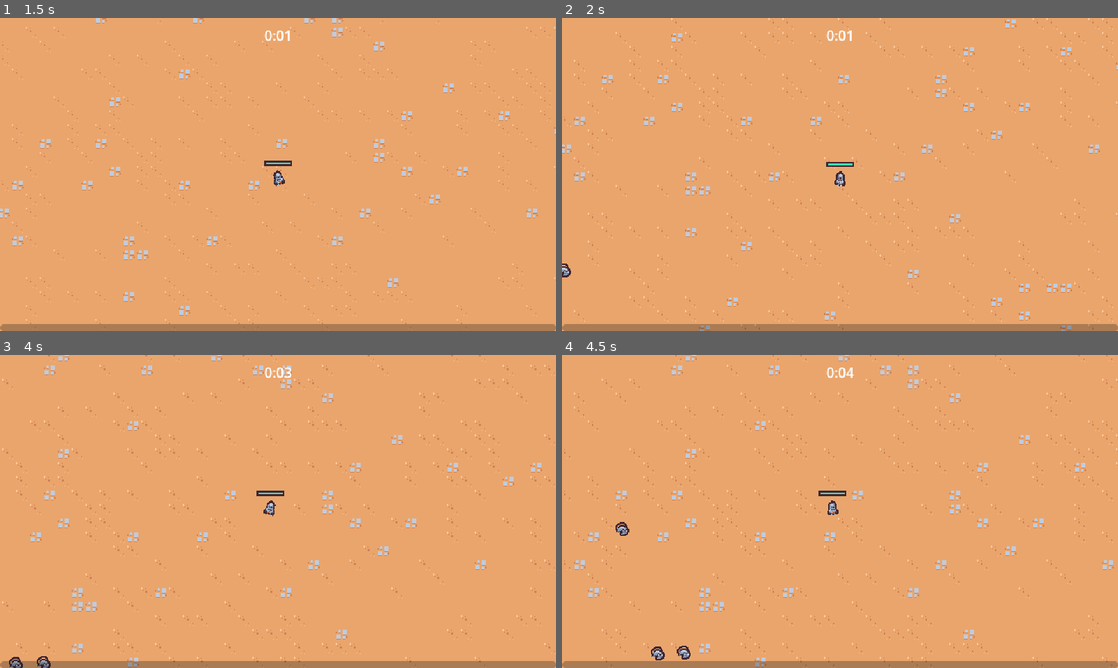
Above: before the commit, frames 1-4 (two rows, left to right).
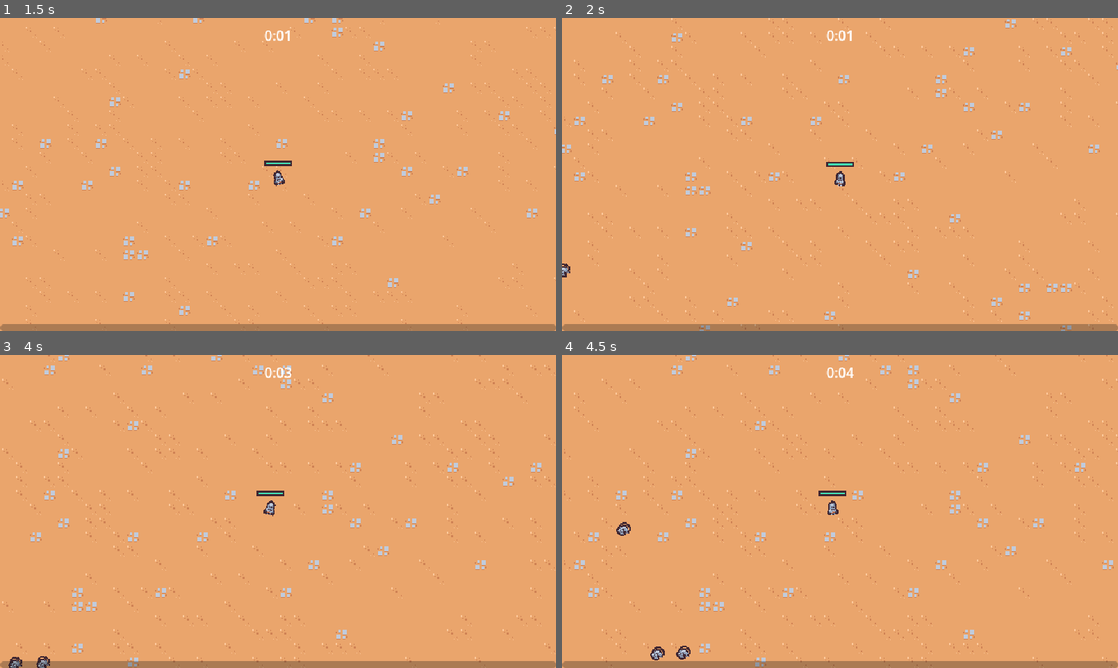
Above: after the commit, the same moments.

Repository: maxkaiser11/2DSurvivor
Game: Godot game, scene res://scenes/main/main.tscn
Two runs of this game, one before a commit and one after it. Both use one fixed random seed, a clock stepped at 60 frames per second and the inputs below.
Inputs (mouse positions are in pixels of both pictures, inside the frame that each line leads up to):
- Up to frame 1 (1.5 s): move the mouse to (400, 158) at 0.52 s; press the mouse at (400, 158) at 0.53 s; hold D (move_right) 0.53-1.28 s; move the mouse to (166, 190) at 1.27 s; release the mouse at (166, 190) at 1.28 s; hold S (move_down) from 1.28 s (still down); click (166, 190) at 1.35 s
- Up to frame 2 (2 s): keep holding S (move_down)
- Up to frame 3 (4 s): move the mouse to (333, 442) at 2.02 s; release S (move_down) at 2.03 s; press the mouse at (333, 442) at 2.03 s; hold D (move_right) 2.03-2.78 s; move the mouse to (250, 574) at 2.77 s; release the mouse at (250, 574) at 2.78 s; hold W (move_up) 2.78-3.53 s; click (250, 574) at 2.85 s; move the mouse to (444, 558) at 3.52 s; press the mouse at (444, 558) at 3.53 s; hold A (move_left) from 3.53 s (still down)
- Up to frame 4 (4.5 s): keep holding A (move_left); move the mouse to (673, 464) at 4.27 s; release the mouse at (673, 464) at 4.28 s; click (673, 464) at 4.35 s

Frame 1 is identical in both runs. In frame 2, less than 0.1% of the frame differs, in the area x 0-2%, y 78-83%; in frame 3, less than 0.1%; in frame 4, 0.2%, in the area x 9-24%, y 53-98%.

Commit message:
animated enemy and enemy death

Diff:
--- /dev/null
+++ b/scenes/component/death_component.gd
@@ -0,0 +1,22 @@
+extends Node2D
+
+
+@export var health_component: Node
+@export var sprite: Sprite2D
+
+func _ready():
+	$GPUParticles2D.texture = sprite.texture
+	health_component.died.connect(on_died)
+
+
+func on_died():
+	if owner == null || not owner is Node2D:
+		return
+	var spawn_position = owner.global_position
+
+	var entities = get_tree().get_first_node_in_group("entities_layer")
+	get_parent().remove_child(self)
+	entities.add_child(self)
+
+	global_position = spawn_position
+	$AnimationPlayer.play("default")
--- /dev/null
+++ b/scenes/component/death_component.tscn
@@ -0,0 +1,91 @@
+[gd_scene load_steps=9 format=3 uid="uid://c3sr8s8rtvcrc"]
+
+[ext_resource type="Texture2D" uid="uid://bqqspakm0toum" path="res://scenes/game_object/basic_enemy/basic_enemy.png" id="1_8tfw4"]
+[ext_resource type="Script" path="res://scenes/component/death_component.gd" id="1_hv4bh"]
+
+[sub_resource type="Animation" id="Animation_3px0f"]
+resource_name = "default"
+tracks/0/type = "value"
+tracks/0/imported = false
+tracks/0/enabled = true
+tracks/0/path = NodePath("GPUParticles2D:emitting")
+tracks/0/interp = 1
+tracks/0/loop_wrap = true
+tracks/0/keys = {
+"times": PackedFloat32Array(0),
+"transitions": PackedFloat32Array(1),
+"update": 1,
+"values": [true]
+}
+tracks/1/type = "method"
+tracks/1/imported = false
+tracks/1/enabled = true
+tracks/1/path = NodePath(".")
+tracks/1/interp = 1
+tracks/1/loop_wrap = true
+tracks/1/keys = {
+"times": PackedFloat32Array(1),
+"transitions": PackedFloat32Array(1),
+"values": [{
+"args": [],
+"method": &"queue_free"
+}]
+}
+
+[sub_resource type="Animation" id="Animation_73ltt"]
+length = 0.001
+tracks/0/type = "value"
+tracks/0/imported = false
+tracks/0/enabled = true
+tracks/0/path = NodePath("GPUParticles2D:emitting")
+tracks/0/interp = 1
+tracks/0/loop_wrap = true
+tracks/0/keys = {
+"times": PackedFloat32Array(0),
+"transitions": PackedFloat32Array(1),
+"update": 1,
+"values": [false]
+}
+
+[sub_resource type="AnimationLibrary" id="AnimationLibrary_2hogt"]
+_data = {
+"RESET": SubResource("Animation_73ltt"),
+"default": SubResource("Animation_3px0f")
+}
+
+[sub_resource type="Curve" id="Curve_w3tm6"]
+_data = [Vector2(0, 1), 0.0, 0.0, 0, 0, Vector2(0.6, 1), 0.0, 0.0, 0, 0, Vector2(1, 0), 0.0, 0.0, 0, 0]
+point_count = 3
+
+[sub_resource type="CurveTexture" id="CurveTexture_hl63g"]
+curve = SubResource("Curve_w3tm6")
+
+[sub_resource type="ParticleProcessMaterial" id="ParticleProcessMaterial_m10ph"]
+particle_flag_disable_z = true
+emission_shape_scale = Vector3(1, 0, 0)
+direction = Vector3(0, -1, 0)
+spread = 30.0
+initial_velocity_min = 175.0
+initial_velocity_max = 250.0
+angular_velocity_min = -1440.0
+angular_velocity_max = 1440.0
+gravity = Vector3(0, 800, 0)
+scale_curve = SubResource("CurveTexture_hl63g")
+
+[node name="DeathComponent" type="Node2D"]
+script = ExtResource("1_hv4bh")
+
+[node name="AnimationPlayer" type="AnimationPlayer" parent="."]
+libraries = {
+"": SubResource("AnimationLibrary_2hogt")
+}
+
+[node name="GPUParticles2D" type="GPUParticles2D" parent="."]
+emitting = false
+amount = 1
+process_material = SubResource("ParticleProcessMaterial_m10ph")
+texture = ExtResource("1_8tfw4")
+lifetime = 0.5
+one_shot = true
+fixed_fps = 0
+interpolate = false
--- a/scenes/game_object/basic_enemy/basic_enemy.gd
+++ b/scenes/game_object/basic_enemy/basic_enemy.gd
@@ -3,11 +3,16 @@
 const MAX_SPEED = 40
 
 @onready var health_component: HealthComponent = $HealthComponent
+@onready var visuals = $Visuals
 
 func _process(delta: float) -> void:
 	var direction = get_direction_to_player()
 	velocity = direction * MAX_SPEED
 	move_and_slide()
+
+	var move_sign = sign(velocity.x)
+	if move_sign != 0:
+		visuals.scale = Vector2(-move_sign, 1)
 
 
 func get_direction_to_player():
--- a/scenes/game_object/basic_enemy/basic_enemy.tscn
+++ b/scenes/game_object/basic_enemy/basic_enemy.tscn
@@ -1,10 +1,73 @@
-[gd_scene load_steps=8 format=3 uid="uid://bbfp22nhd5i8v"]
+[gd_scene load_steps=12 format=3 uid="uid://bbfp22nhd5i8v"]
 
 [ext_resource type="Texture2D" uid="uid://bqqspakm0toum" path="res://scenes/game_object/basic_enemy/basic_enemy.png" id="1_3lur7"]
 [ext_resource type="Script" path="res://scenes/game_object/basic_enemy/basic_enemy.gd" id="1_l1q8x"]
 [ext_resource type="PackedScene" uid="uid://b77ihfa753n1v" path="res://scenes/component/vial_drop_component.tscn" id="3_6pivw"]
 [ext_resource type="PackedScene" uid="uid://0dbp2ke841oi" path="res://scenes/component/health_component.tscn" id="3_otewg"]
 [ext_resource type="PackedScene" uid="uid://cdquxjjymtpil" path="res://scenes/component/hurtbox_component.tscn" id="4_gh4iq"]
+[ext_resource type="PackedScene" uid="uid://c3sr8s8rtvcrc" path="res://scenes/component/death_component.tscn" id="4_l3mhn"]
+
+[sub_resource type="Animation" id="Animation_08gcq"]
+length = 0.001
+tracks/0/type = "value"
+tracks/0/imported = false
+tracks/0/enabled = true
+tracks/0/path = NodePath("Visuals/Sprite2D:position")
+tracks/0/interp = 1
+tracks/0/loop_wrap = true
+tracks/0/keys = {
+"times": PackedFloat32Array(0),
+"transitions": PackedFloat32Array(1),
+"update": 0,
+"values": [Vector2(0, 0)]
+}
+tracks/1/type = "value"
+tracks/1/imported = false
+tracks/1/enabled = true
+tracks/1/path = NodePath("Visuals/Sprite2D:rotation")
+tracks/1/interp = 1
+tracks/1/loop_wrap = true
+tracks/1/keys = {
+"times": PackedFloat32Array(0),
+"transitions": PackedFloat32Array(1),
+"update": 0,
+"values": [0.0]
+}
+
+[sub_resource type="Animation" id="Animation_nwair"]
+resource_name = "walk"
+length = 0.4
+loop_mode = 1
+tracks/0/type = "value"
+tracks/0/imported = false
+tracks/0/enabled = true
+tracks/0/path = NodePath("Visuals/Sprite2D:position")
+tracks/0/interp = 2
+tracks/0/loop_wrap = true
+tracks/0/keys = {
+"times": PackedFloat32Array(0, 0.1, 0.3),
+"transitions": PackedFloat32Array(1, 1, 1),
+"update": 0,
+"values": [Vector2(0, 0), Vector2(-1, 0), Vector2(1, 0)]
+}
+tracks/1/type = "value"
+tracks/1/imported = false
+tracks/1/enabled = true
+tracks/1/path = NodePath("Visuals/Sprite2D:rotation")
+tracks/1/interp = 2
+tracks/1/loop_wrap = true
+tracks/1/keys = {
+"times": PackedFloat32Array(0, 0.1, 0.2, 0.3),
+"transitions": PackedFloat32Array(1, 1, 1, 1),
+"update": 0,
+"values": [0.174533, -0.174533, 0.174533, -0.174533]
+}
+
+[sub_resource type="AnimationLibrary" id="AnimationLibrary_7wpf1"]
+_data = {
+"RESET": SubResource("Animation_08gcq"),
+"walk": SubResource("Animation_nwair")
+}
 
 [sub_resource type="CircleShape2D" id="CircleShape2D_mkjre"]
 radius = 16.0
@@ -18,10 +81,20 @@
 motion_mode = 1
 script = ExtResource("1_l1q8x")
 
+[node name="AnimationPlayer" type="AnimationPlayer" parent="."]
+libraries = {
+"": SubResource("AnimationLibrary_7wpf1")
+}
+autoplay = "walk"
+
 [node name="HealthComponent" parent="." instance=ExtResource("3_otewg")]
 
 [node name="VialDropComponent" parent="." node_paths=PackedStringArray("health_component") instance=ExtResource("3_6pivw")]
 health_component = NodePath("../HealthComponent")
+
+[node name="DeathComponent" parent="." node_paths=PackedStringArray("health_component", "sprite") instance=ExtResource("4_l3mhn")]
+health_component = NodePath("../HealthComponent")
+sprite = NodePath("../Visuals/Sprite2D")
 
 [node name="HurtboxComponent" parent="." node_paths=PackedStringArray("health_component") instance=ExtResource("4_gh4iq")]
 health_component = NodePath("../HealthComponent")
@@ -30,7 +103,9 @@
 position = Vector2(0, -3)
 shape = SubResource("CircleShape2D_mkjre")
 
-[node name="Sprite2D" type="Sprite2D" parent="."]
+[node name="Visuals" type="Node2D" parent="."]
+
+[node name="Sprite2D" type="Sprite2D" parent="Visuals"]
 texture = ExtResource("1_3lur7")
 offset = Vector2(0, -4)
 
--- a/scenes/game_object/player/player.gd
+++ b/scenes/game_object/player/player.gd
@@ -36,9 +36,7 @@
 		animation_player.play("RESET")
 
 	var move_sign = sign(movement_vector.x)
-	if move_sign == 0:
-		visuals.scale = Vector2.ONE
-	else:
+	if move_sign != 0:
 		visuals.scale = Vector2(move_sign, 1)
 
 
--- a/scenes/game_object/player/player.tscn
+++ b/scenes/game_object/player/player.tscn
@@ -4,6 +4,45 @@
 [ext_resource type="Script" path="res://scenes/game_object/player/player.gd" id="1_uikdj"]
 [ext_resource type="PackedScene" uid="uid://cuwmvtlvrme8a" path="res://scenes/ability/sword_ability_controller/sword_ability_controller.tscn" id="2_i3xee"]
 [ext_resource type="PackedScene" uid="uid://0dbp2ke841oi" path="res://scenes/component/health_component.tscn" id="2_p6j2q"]
+
+[sub_resource type="Animation" id="Animation_5tixm"]
+length = 0.001
+tracks/0/type = "value"
+tracks/0/imported = false
+tracks/0/enabled = true
+tracks/0/path = NodePath("Visuals/Sprite2D:position")
+tracks/0/interp = 1
+tracks/0/loop_wrap = true
+tracks/0/keys = {
+"times": PackedFloat32Array(0),
+"transitions": PackedFloat32Array(1),
+"update": 0,
+"values": [Vector2(0, -8)]
+}
+tracks/1/type = "value"
+tracks/1/imported = false
+tracks/1/enabled = true
+tracks/1/path = NodePath("Visuals/Sprite2D:rotation")
+tracks/1/interp = 1
+tracks/1/loop_wrap = true
+tracks/1/keys = {
+"times": PackedFloat32Array(0),
+"transitions": PackedFloat32Array(1),
+"update": 0,
+"values": [0.0]
+}
+tracks/2/type = "value"
+tracks/2/imported = false
+tracks/2/enabled = true
+tracks/2/path = NodePath("Visuals/Sprite2D:scale")
+tracks/2/interp = 1
+tracks/2/loop_wrap = true
+tracks/2/keys = {
+"times": PackedFloat32Array(0),
+"transitions": PackedFloat32Array(1),
+"update": 0,
+"values": [Vector2(1, 1)]
+}
 
 [sub_resource type="Animation" id="Animation_ywt07"]
 resource_name = "walk"
@@ -45,45 +84,6 @@
 "transitions": PackedFloat32Array(0.784, 2.63, 2.92, 1),
 "update": 0,
 "values": [Vector2(1, 1), Vector2(0.8, 1.1), Vector2(1.5, 0.7), Vector2(1, 1)]
-}
-
-[sub_resource type="Animation" id="Animation_5tixm"]
-length = 0.001
-tracks/0/type = "value"
-tracks/0/imported = false
-tracks/0/enabled = true
-tracks/0/path = NodePath("Visuals/Sprite2D:position")
-tracks/0/interp = 1
-tracks/0/loop_wrap = true
-tracks/0/keys = {
-"times": PackedFloat32Array(0),
-"transitions": PackedFloat32Array(1),
-"update": 0,
-"values": [Vector2(0, -8)]
-}
-tracks/1/type = "value"
-tracks/1/imported = false
-tracks/1/enabled = true
-tracks/1/path = NodePath("Visuals/Sprite2D:rotation")
-tracks/1/interp = 1
-tracks/1/loop_wrap = true
-tracks/1/keys = {
-"times": PackedFloat32Array(0),
-"transitions": PackedFloat32Array(1),
-"update": 0,
-"values": [0.0]
-}
-tracks/2/type = "value"
-tracks/2/imported = false
-tracks/2/enabled = true
-tracks/2/path = NodePath("Visuals/Sprite2D:scale")
-tracks/2/interp = 1
-tracks/2/loop_wrap = true
-tracks/2/keys = {
-"times": PackedFloat32Array(0),
-"transitions": PackedFloat32Array(1),
-"update": 0,
-"values": [Vector2(1, 1)]
 }
 
 [sub_resource type="AnimationLibrary" id="AnimationLibrary_eoida"]
